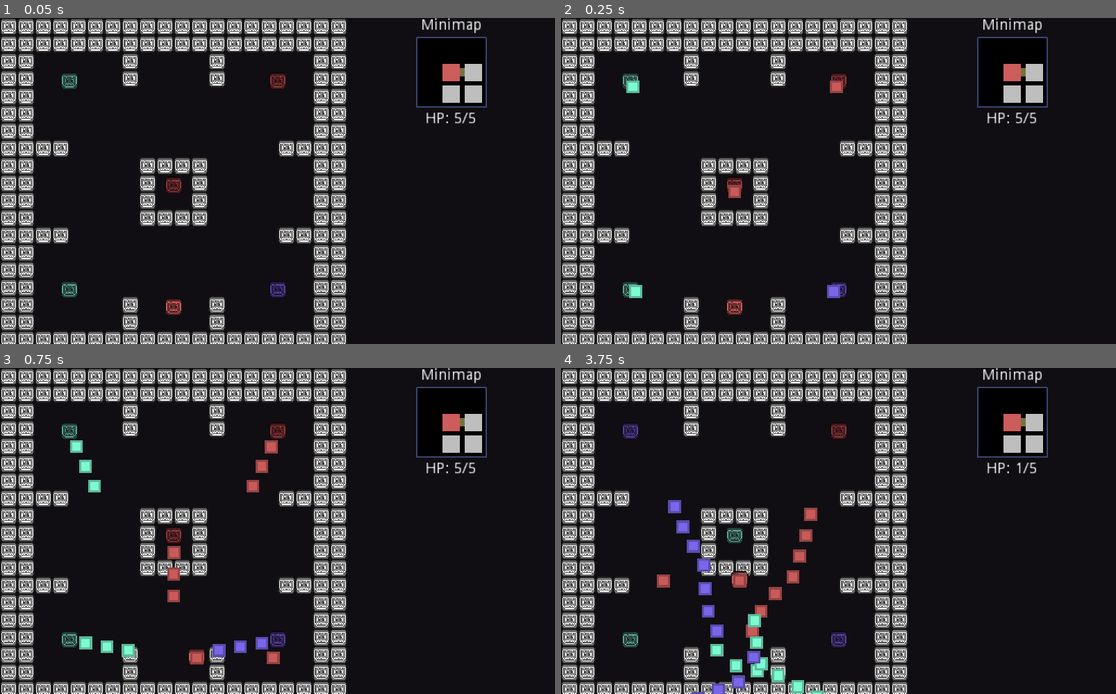
Above: before the commit, frames 1-4 (two rows, left to right).
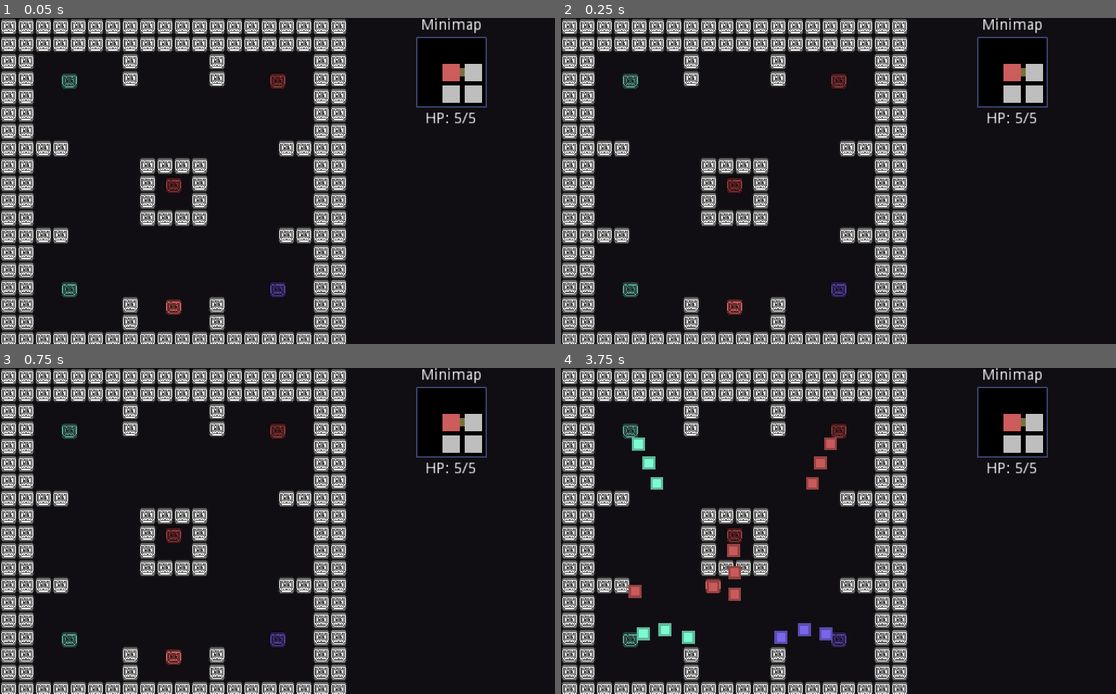
Above: after the commit, the same moments.

Repository: mewore/rgb-squad
Game: Godot game, scene res://Game.tscn
Same seed, same stepped clock (60 frames per second), same inputs: the game is played once before the commit and once after it.
Inputs:
- Up to frame 1 (0.05 s): no input
- Up to frame 2 (0.25 s): no input
- Up to frame 3 (0.75 s): tap Enter at 0.5 s; hold Right (move_right) from 0.53 s (still down); hold Z (shoot) from 0.53 s (still down)
- Up to frame 4 (3.75 s): release Right (move_right) at 1.28 s; release Z (shoot) at 1.28 s; hold Down (move_down) 1.28-2.03 s; tap D (set_blue) at 1.35 s; tap Z (shoot) at 1.55, 2.3, 3.05 s; hold Right (move_right) 2.03-2.78 s; hold S (set_green) 2.03-2.78 s; hold Up (move_up) 2.78-3.53 s; tap A (set_red) at 2.85 s; hold Left (move_left) from 3.53 s (still down); hold Z (shoot) from 3.53 s (still down)

Frame 1 is identical in both runs. In frame 2, 0.4% of the frame differs, in the area x 11-51%, y 19-86%; in frame 3, 1.7%; in frame 4, 4.3%, in the area x 11-84%, y 17-100%.

Commit message:
Counter when entering a room with enemies

Diff:
--- a/Game.tscn
+++ b/Game.tscn
@@ -1,13 +1,33 @@
-[gd_scene load_steps=5 format=2]
+[gd_scene load_steps=6 format=2]
 
 [ext_resource path="res://environment/rooms/Room1.tscn" type="PackedScene" id=1]
 [ext_resource path="res://entities/player/Player.tscn" type="PackedScene" id=2]
 [ext_resource path="res://ui/Minimap.tscn" type="PackedScene" id=3]
 [ext_resource path="res://ui/HpDisplay.gd" type="Script" id=4]
 
+[sub_resource type="GDScript" id=1]
+script/source = "extends Node2D
+
+
+# Declare member variables here. Examples:
+# var a = 2
+# var b = \"text\"
+
+
+# Called when the node enters the scene tree for the first time.
+func _ready():
+    pass # Replace with function body.
+
+
+# Called every frame. 'delta' is the elapsed time since the previous frame.
+#func _process(delta):
+#    pass
+"
+
 [node name="Game" type="Node2D" groups=[
 "game",
 ]]
+script = SubResource( 1 )
 
 [node name="Room" parent="." instance=ExtResource( 1 )]
 
--- a/Global.gd
+++ b/Global.gd
@@ -26,6 +26,8 @@
 const DUNGEON_HEIGHT: int = 3
 const DUNGEON_ADDITIONAL_DOORS: float = 0.0
 var dungeon_layout: DungeonLayout
+
+const ROOM_COUNTDOWN_TIME: float = 3.0
 
 func _init() -> void:
     reset()
@@ -101,6 +103,11 @@
         LOG.info("Pause pressed")
         get_tree().paused = not get_tree().paused
 
+func do_room_countdown() -> void:
+    get_tree().paused = true
+    yield(get_tree().create_timer(ROOM_COUNTDOWN_TIME), "timeout")
+    get_tree().paused = false
+
 func get_map() -> TileMap:
     var nodes: Array = get_tree().get_nodes_in_group("map")
     if nodes.size() > 1:
--- a/entities/player/Player.gd
+++ b/entities/player/Player.gd
@@ -25,6 +25,8 @@
 
     var center_position: Vector2 = Global.get_room_center().position
     var distance_from_center: float = center_position.distance_to(position)
+    if not is_zero_approx(Global.room_enter_direction.length_squared()):
+        shooting_angle = Global.room_enter_direction.angle()
     position = center_position + \
         Global.room_enter_direction * -distance_from_center
 
--- a/entities/player/Player.tscn
+++ b/entities/player/Player.tscn
@@ -19,7 +19,6 @@
 collision_layer = 0
 script = ExtResource( 1 )
 BULLET_SCENE = ExtResource( 5 )
-colour = null
 
 [node name="CollisionShape2D" type="CollisionShape2D" parent="."]
 position = Vector2( 0, -3 )
--- a/environment/DungeonLayout.gd
+++ b/environment/DungeonLayout.gd
@@ -38,7 +38,7 @@
         var door: Array = skipped_doors[i]
         var first_room: RoomNode = room_matrix[door[0][0]][door[0][1]]
         var second_room: RoomNode = room_matrix[door[1][0]][door[1][1]]
-        first_room.connect_to(second_room, true)
+        first_room.make_door_to(second_room)
 
     current_room = room_matrix[0][0]
 
--- a/environment/RoomNode.gd
+++ b/environment/RoomNode.gd
@@ -22,23 +22,25 @@
         result = result.parent
     return result
 
-func connect_to(other_room: RoomNode, force: bool = false) -> bool:
+func connect_to(other_room: RoomNode) -> bool:
     var self_root: RoomNode = self.get_root()
     var other_root: RoomNode = other_room.get_root()
-    if self_root != other_root:
-        if self_root.tree_size < other_root.tree_size:
-            self_root.parent = other_root
-        else:
-            other_root.parent = self_root
-            if other_root.tree_size == self_root.tree_size:
-                self_root.tree_size += 1
-    elif not force:
+    if self_root == other_root:
         return false
 
+    if self_root.tree_size < other_root.tree_size:
+        self_root.parent = other_root
+    else:
+        other_root.parent = self_root
+        if other_root.tree_size == self_root.tree_size:
+            self_root.tree_size += 1
+
+    make_door_to(other_room)
+    return true
+
+func make_door_to(other_room: RoomNode) -> void:
     add_door(other_room)
     other_room.add_door(self)
-
-    return true
 
 func has_door(delta_x: int, delta_y: int) -> bool:
     return doors[delta_to_direction(delta_x, delta_y)]
--- a/environment/rooms/Room.gd
+++ b/environment/rooms/Room.gd
@@ -22,7 +22,7 @@
     var wall_tile_id: int = COMMON_MAP.tile_set.find_tile_by_name("wall")
     for _tile in DOOR_TILES:
         var tile: Vector2 = _tile
-        COMMON_MAP.set_cell(tile.x, tile.y, wall_tile_id)
+        COMMON_MAP.set_cell(int(tile.x), int(tile.y), wall_tile_id)
 
     if Global.room_is_cleared:
         open_doors()
@@ -33,6 +33,7 @@
             var enemy: Enemy = _enemy
             LOG.check_error_code(enemy.connect("dead", self, "_on_enemy_dead"),
                 "Connecting an enemy's 'dead' signal to the room's '_on_enemy_dead' method")
+        Global.do_room_countdown()
     else:
         open_doors()
 
@@ -70,6 +71,6 @@
         var delta_y: int = int(sign(distance_from_center.y)) if not is_horizontal else 0
 
         if Global.dungeon_layout.current_room.has_door(delta_x, delta_y):
-            COMMON_MAP.set_cell(cell.x, cell.y, -1)
+            COMMON_MAP.set_cell(int(cell.x), int(cell.y), -1)
     is_open = true
     Global.dungeon_layout.current_room.cleared = true
--- a/ui/HpDisplay.gd
+++ b/ui/HpDisplay.gd
@@ -7,7 +7,7 @@
     LOG.check_error_code(Global.connect("player_damaged", self, "_on_player_damaged"),
         "Connecting the Global 'player_damaged' signal to '_on_player_damaged'")
 
-func _on_player_damaged(old_player_hp: int, new_player_hp: int) -> void:
+func _on_player_damaged(_old_player_hp: int, _new_player_hp: int) -> void:
     update()
 
 func update() -> void:
--- a/ui/Minimap.gd
+++ b/ui/Minimap.gd
@@ -14,8 +14,8 @@
 func _ready():
     assert(WIDTH % 2 == 1)
     assert(HEIGHT % 2 == 1)
-    var center_x = WIDTH / 2
-    var center_y = WIDTH / 2
+    var center_x: int = int(WIDTH / 2.0)
+    var center_y: int = int(WIDTH / 2.0)
     for x in range(WIDTH):
         for y in range(HEIGHT):
             var dx: int = x - center_x
Not shown, changed: README.md
